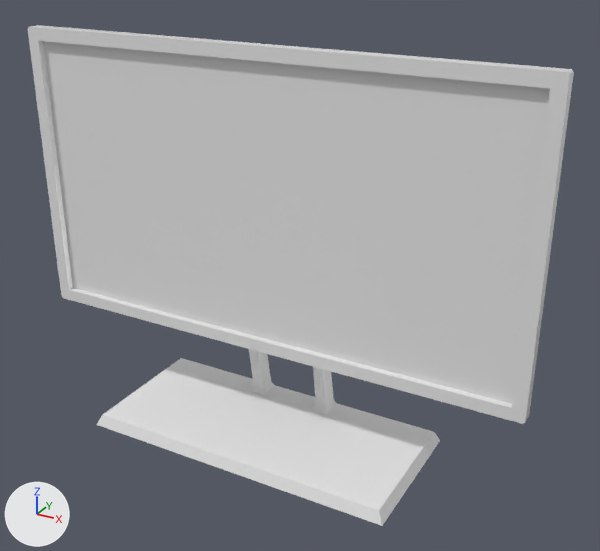
The FBX model Assets/Asset/Lab/Contents/Fbx/computer/Models/Monitor.fbx, before and after one commit.
Before and after are seen from a camera (50 mm lens) standing at (11.67, -18.77, 15.19) and looking at (1.05, 0.55, 5.53). Every picture has the same lights, and +X, +Y and +Z are marked at lower left. Where no turn or scale is listed for an object, it has been applied to the vertices.

In view in the first picture: 'Pedestal', 'Screen'.
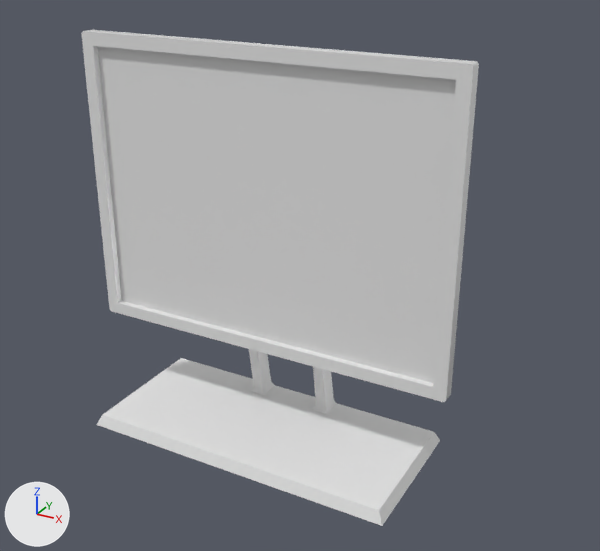
Boxes (x1, y1, x2, y2) around the edits, measured in the pictures (600 x 551 px; the box of a moved part takes in the faces that stretch with it):
```json
{"object": "Screen", "change": "reshaped", "before": [28, 25, 574, 424], "after": [81, 30, 479, 402], "on screen": "27% narrower, 7% shorter"}
{"part": 1, "of": "me_mesh", "change": "moved or reshaped", "before": [62, 291, 68, 298], "after": [110, 305, 116, 311]}
{"part": 2, "of": "me_mesh", "change": "moved or reshaped", "before": [28, 27, 73, 296], "after": [81, 32, 122, 309]}
{"part": 3, "of": "me_mesh", "change": "moved or reshaped", "before": [63, 288, 525, 424], "after": [112, 301, 446, 402]}
{"part": 4, "of": "me_mesh", "change": "moved or reshaped", "before": [29, 25, 574, 422], "after": [83, 30, 479, 400]}
```

Edits to the scene script, one JSON object a line:
```json
{"block": "me_mesh", "where": "# used by ob_screen; location = (0.0, 1.2, 3.9)"}
{"op": "remove", "block": "me_mesh", "code": "me_mesh.from_pydata(...)  # 154 vertices, 148 faces; spans x -8.0..8.0, y -1.2..0.4, z -0.9..8.1"}
{"op": "add", "block": "me_mesh", "code": "me_mesh.from_pydata(...)  # 154 vertices, 148 faces; spans x -5.9..5.9, y -1.2..0.4, z -0.9..8.1"}
{"block": "me_mesh", "change": "me_mesh part 1: all 6 vertices in x -8.0..-7.6, y -1.2..-0.8, z -0.9..-0.5 are scaled about their middle by (0.728, 1, 1)"}
{"block": "me_mesh", "change": "me_mesh part 2: all 6 vertices in x -8.0..-7.6, y -1.2..-0.8, z 7.7..8.1 are scaled about their middle by (0.728, 1, 1)"}
{"block": "me_mesh", "change": "me_mesh part 3: all 6 vertices in x 7.6..8.0, y -1.2..-0.8, z -0.9..-0.5 are scaled about their middle by (0.728, 1, 1)"}
{"block": "me_mesh", "change": "me_mesh part 4: all 6 vertices in x 7.6..8.0, y -1.2..-0.8, z 7.7..8.1 are scaled about their middle by (0.728, 1, 1)"}
```
